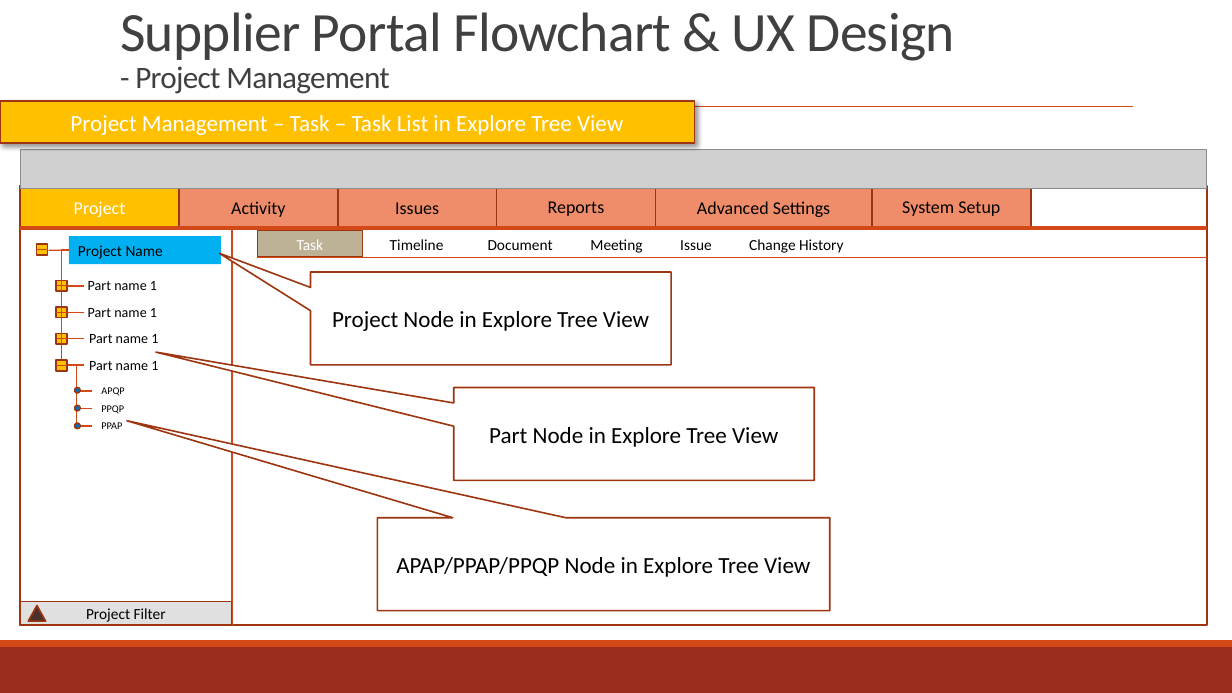
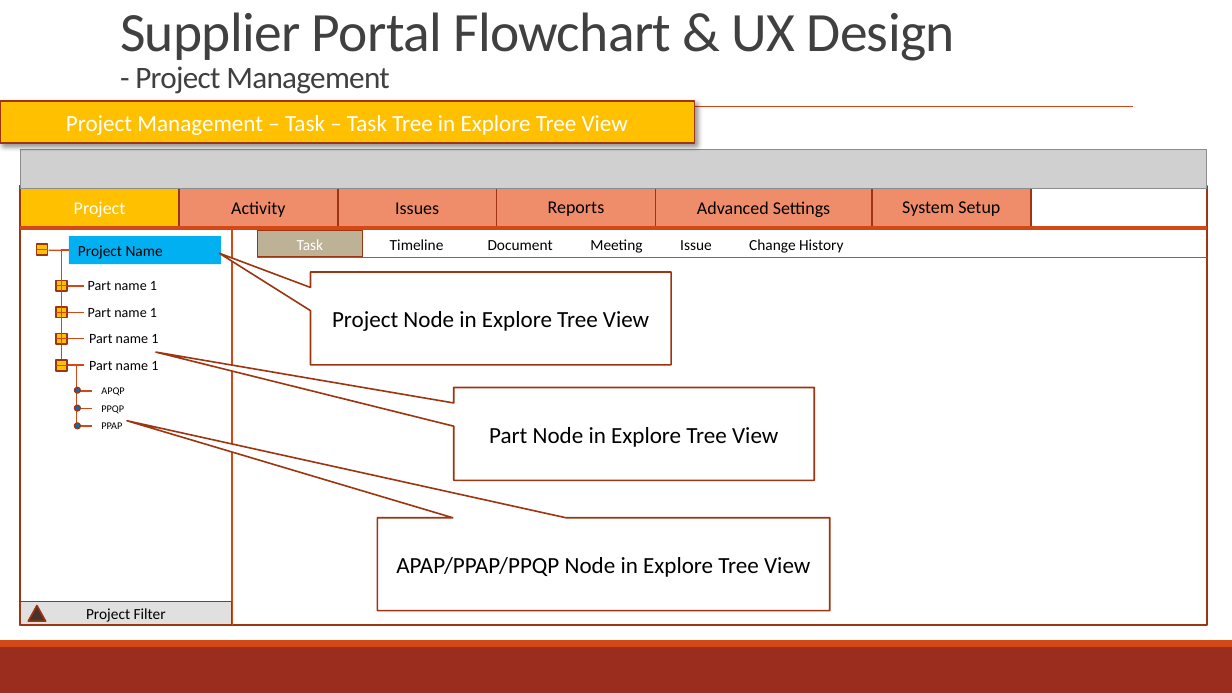
Before and after one commit to zyw9963/YFVE-supplier-portal, a slide deck: slide 93 of projects/YanFeng/02 System Design/User Stories/Flowcharts/Supplier FlowCharts & UX.pptx. Drawn at 1232x693 pixels with LibreOffice and Linux fonts; fonts in the diff are those of the drawing; grey boxes stand for pictures. Boxes give left, top, right and bottom in pixels: in the first picture for what was removed or moved away, otherwise in the second. Text is boxed around its words. In the diff, an @@ line names an element or a change of style, - is before the commit and + after.

```diff
--- a/projects/YanFeng/02 System Design/User Stories/Flowcharts/Supplier FlowCharts & UX.pptx
+++ b/projects/YanFeng/02 System Design/User Stories/Flowcharts/Supplier FlowCharts & UX.pptx
@@ text in rectangle at (x1=66, y1=115, x2=628, y2=135): text changed @@
-Project Management – Task – Task List in Explore Tree View
+Project Management – Task – Task Tree in Explore Tree View
```
Also in this commit, not shown: 15 other slides changed, 3 slides added, 1 slide removed, 3 other files.
